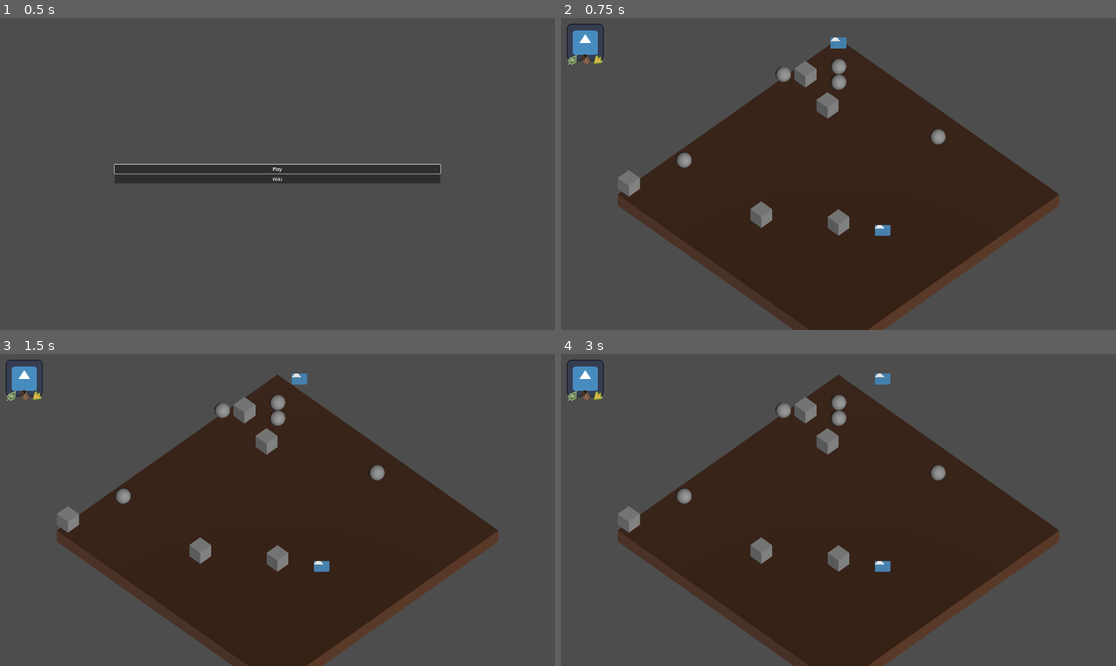
Above: before the commit, frames 1-4 (two rows, left to right).
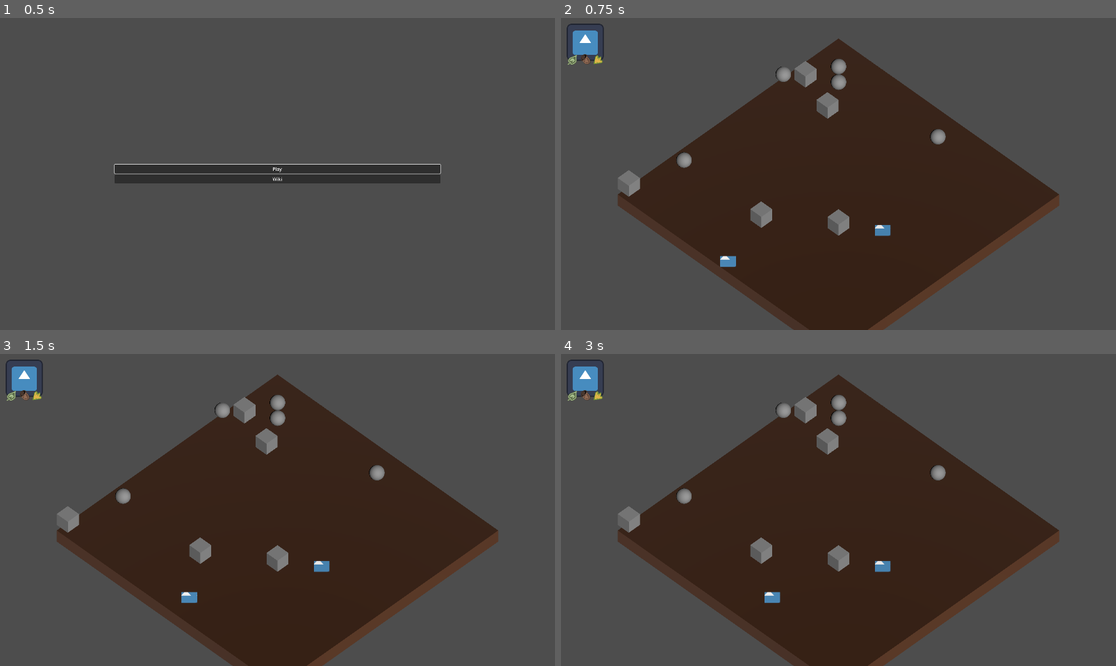
Above: after the commit, the same moments.

Repository: nialsiG/Carthage
Game: Godot game, scene res://Screens/StartScreen.tscn
Same seed, same stepped clock (60 frames per second), same inputs: the game is played once before the commit and once after it. The engine's default icon, where the game draws it, is replaced by a stand-in: a white triangle on a blue panel in a dark square.
Inputs (mouse positions are in pixels of both pictures, inside the frame that each line leads up to):
- Up to frame 1 (0.5 s): no input
- Up to frame 2 (0.75 s): click "Play" at 0.5 s
- Up to frame 3 (1.5 s): tap Enter at 1.25 s; move the mouse to (399, 494) at 1.27 s; hold D (Right) from 1.28 s (still down); tap W (Top) at 1.35 s; click (399, 494) at 1.42 s
- Up to frame 4 (3 s): tap Space at 2 s; move the mouse to (727, 525) at 2.02 s; release D (Right) at 2.03 s; hold Down (Down) 2.03-2.78 s; tap W (Top) at 2.1, 2.85 s; click (727, 525) at 2.17 s; tap Enter at 2.75 s; move the mouse to (894, 441) at 2.77 s; hold D (Right) from 2.78 s (still down); click (894, 441) at 2.92 s

Frame 1 is identical in both runs. In frame 2, 0.2% of the frame differs, in the area x 28-52%, y 6-80%; in frame 3, 0.2%; in frame 4, 0.2%.

Commit message:
feat: basic border detection logic

Diff:
--- a/game_jam_carthage/Screens/game_screen.gd
+++ b/game_jam_carthage/Screens/game_screen.gd
@@ -19,8 +19,23 @@
 
 const InvalidMoveVector : Vector3 = Vector3(-10000, 0,-10000)
 
+var arrived_from: enums.PositionOnMap = enums.PositionOnMap.RIGHT
+var current_position_on_map: enums.PositionOnMap
+
+
 func _ready():
 	_map = _mapGenerator.GenerateMap(self, _mapDimensions)
+
+	var leader_start_position: Vector3
+	match arrived_from:
+		enums.PositionOnMap.UP:
+			leader_start_position = Vector3(round(_mapDimensions[0]/2), 0, 0)
+		enums.PositionOnMap.DOWN:
+			leader_start_position = Vector3(-round(_mapDimensions[0]/2) + 1, 0, 0)
+		enums.PositionOnMap.LEFT:
+			leader_start_position = Vector3(0, 0, -round(_mapDimensions[1]/2) + 1)
+		enums.PositionOnMap.RIGHT:
+			leader_start_position = Vector3(0, 0, round(_mapDimensions[1]/2))
 	add_child(_map)
 
 	for pickable in _map.GetPickables():
@@ -32,6 +47,7 @@
 			element.SetTile(tile)
 			if(element.IsLeader() && leader == null):
 				leader = element
+				leader.position = leader_start_position
 				leader.SetTile(_map.GetTilefromVec(ConvertPositionToTile(leader.position)))
 			if (!element.IsStray()):
 				monkeys.append(element)
@@ -39,6 +55,7 @@
 	if (leader == null):
 		leader = monkeys[0]
 		leader.SetLeader()
+		leader.position = leader_start_position
 
 func _process(delta):
 	CheckLeaderMove()
@@ -112,8 +129,30 @@
 	if _focusTile:
 		_focusTile.ReleaseFocus()
 	if (target  == leader):
+		var border_detection: enums.PositionOnMap = detectBorders(target.GetTilePosition())
+		if border_detection != enums.PositionOnMap.MIDDLE:
+			if border_detection == arrived_from:
+				# cannot leave from where we're from
+				pass
+			else:
+				arrived_from = border_detection
+				print("next scene")
+				# TODO: next scene instantiation here
 		turn += 1
 		$Night._on_new_turn(turn)
+
+func detectBorders(leader_position: Vector2) -> enums.PositionOnMap:
+	if leader_position[0] == -round(_mapDimensions[0]/2) + 1:
+		return enums.PositionOnMap.DOWN
+	elif leader_position[0] == round(_mapDimensions[0]/2):
+		return enums.PositionOnMap.UP
+	elif leader_position[1] == round(_mapDimensions[1]/2):
+		return enums.PositionOnMap.RIGHT
+	elif leader_position[1] == -round(_mapDimensions[1]/2) + 1:
+		return enums.PositionOnMap.LEFT
+	else:
+		return enums.PositionOnMap.MIDDLE
+
 
 
 func ConvertPositionToTile(tilePosition : Vector3) -> Vector2:
--- a/game_jam_carthage/Singletons/enums.gd
+++ b/game_jam_carthage/Singletons/enums.gd
@@ -16,3 +16,11 @@
 	ARBOREAL,
 	TERRESTRIAL
 }
+
+enum PositionOnMap {
+	UP,
+	DOWN,
+	LEFT,
+	RIGHT,
+	MIDDLE
+}
